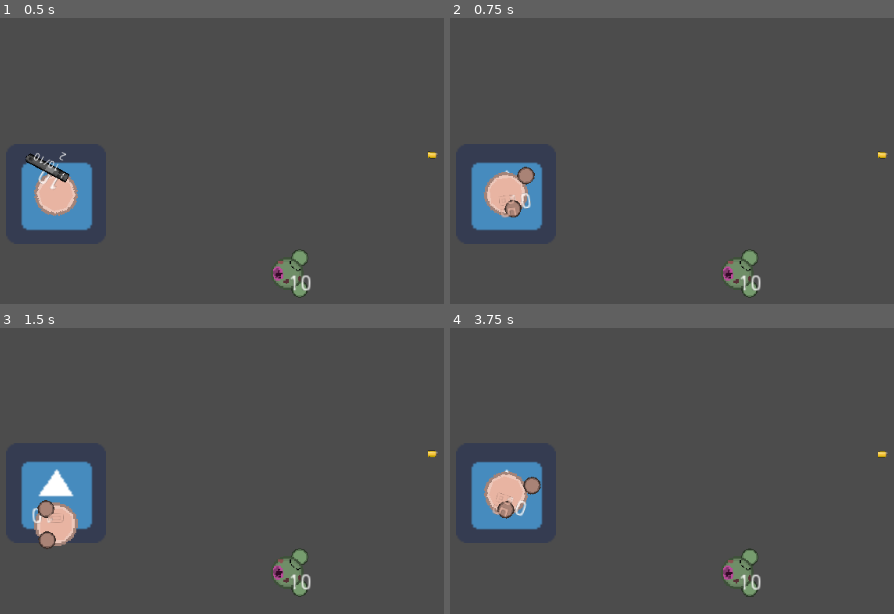
Above: before the commit, frames 1-4 (two rows, left to right).
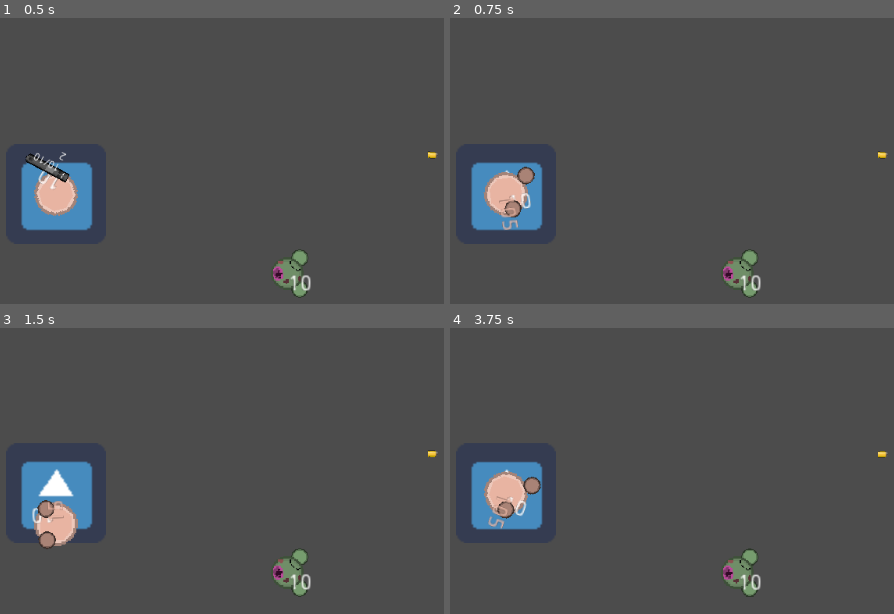
Above: after the commit, the same moments.

Repository: Panda248/Hu-Yang-Yoyale
Game: Godot game, scene res://World.tscn
Two runs of this game, one before a commit and one after it. Both use one fixed random seed, a clock stepped at 60 frames per second and the inputs below. The engine's default icon, where the game draws it, is replaced by a stand-in: a white triangle on a blue panel in a dark square.
Inputs (mouse positions are in pixels of both pictures, inside the frame that each line leads up to):
- Up to frame 1 (0.5 s): no input
- Up to frame 2 (0.75 s): tap Enter at 0.5 s; move the mouse to (680, 169) at 0.52 s; hold E (game_switch_weapon_right) from 0.53 s (still down); click (680, 169) at 0.6 s
- Up to frame 3 (1.5 s): tap Space at 1.25 s; move the mouse to (outside the picture) at 1.27 s; release E (game_switch_weapon_right) at 1.28 s; hold Down (ui_down) from 1.28 s (still down); right-click (outside the picture) at 1.35 s
- Up to frame 4 (3.75 s): move the mouse to (587, 402) at 2.02 s; release Down (ui_down) at 2.03 s; hold E (game_switch_weapon_right) 2.03-2.78 s; click (587, 402) at 2.1 s; move the mouse to (467, 596) at 2.77 s; hold Up (ui_up) 2.78-3.53 s; right-click (467, 596) at 2.85 s; move the mouse to (747, 573) at 3.52 s; hold Q (game_switch_weapon_left) from 3.53 s (still down); click (747, 573) at 3.6 s

Frame 1 is identical in both runs. In frame 2, 0.1% of the frame differs, in the area x 11-16%, y 61-75%; in frame 3, less than 0.1%; in frame 4, 0.1%.

Commit message:
reduced fist firerate

Diff:
--- a/Fists.tscn
+++ b/Fists.tscn
@@ -119,7 +119,7 @@
 currentClip = -1
 clip = -1
 reloadTimeFrames = -1
-fireRate = 100
+fireRate = 120
 reserveClips = -1
 knockback = 5
 
